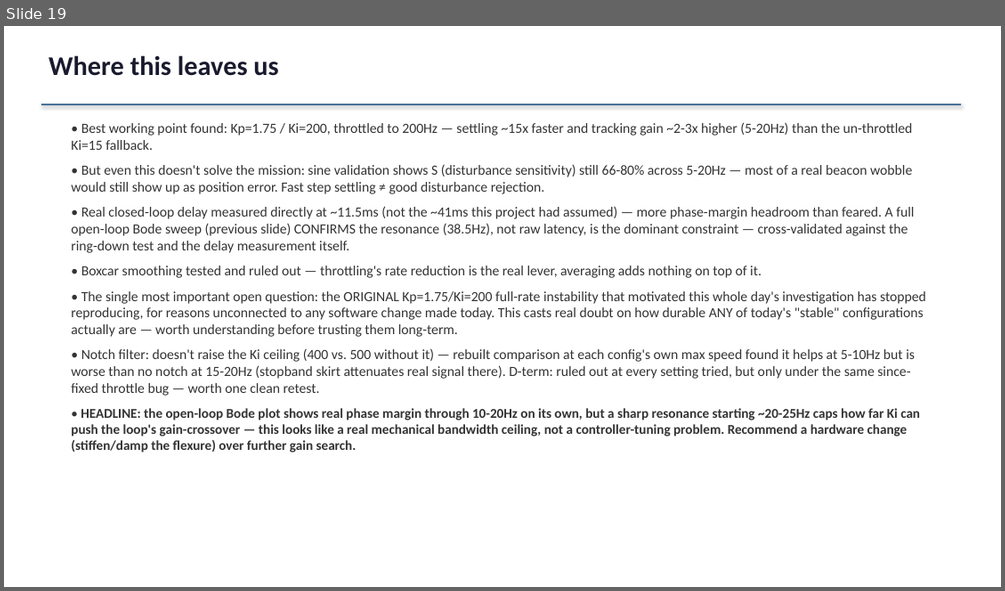
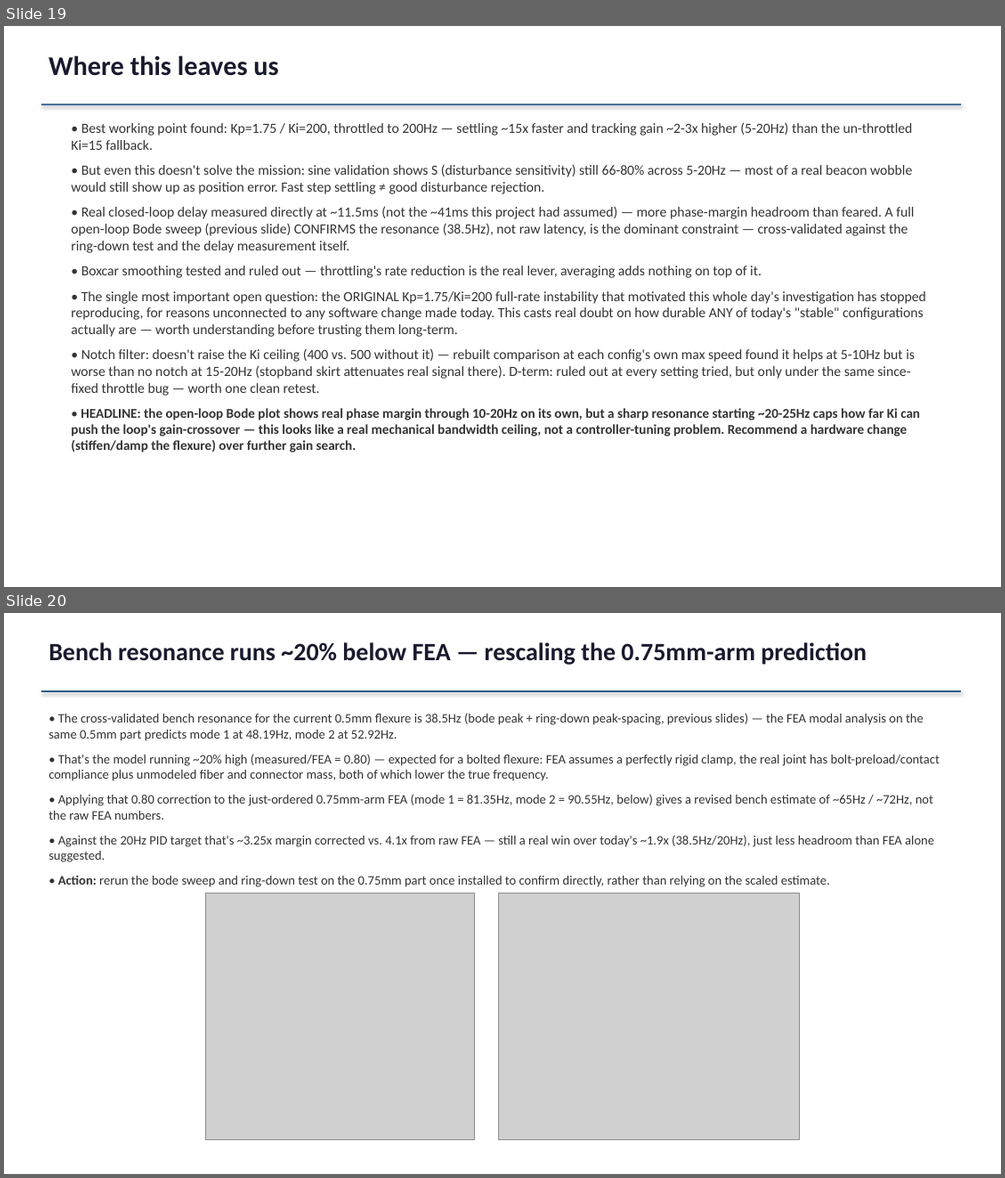
Before and after one commit to ucsbdeepspace/rpi_camera_system, a slide deck: docs/session_results_2026-08-18_pid_tuning.pptx. Shown one above the other, each under a label of ours: slide 19 before the commit, slides 19 and 20 after it. The pictures are 1005x591 and 1005x1178 pixels, drawn with LibreOffice and Linux fonts; fonts in the diff are those of the drawing; grey boxes stand for pictures. Boxes give left, top, right and bottom in pixels: in the first picture for what was removed or moved away, otherwise in the second. Text is boxed around its words. In the diff, an @@ line names an element or a change of style, - is before the commit and + after.

```diff
--- a/docs/session_results_2026-08-18_pid_tuning.pptx
+++ b/docs/session_results_2026-08-18_pid_tuning.pptx
@@ slide 20 added at (4,613,1001,1174), background #FFFFFF @@
@@ text added at (48,642,866,665), 24 pt, text #1A1A2E, bold @@
+Bench resonance runs ~20% below FEA — rescaling the 0.75mm-arm prediction
@@ line added from (41, 691) to (961, 691), #2E5C8A 1.5 pt @@
@@ text added at (48,713,939,887), 12.5 pt, text #333333 @@
+• The cross-validated bench resonance for the current 0.5mm flexure is 38.5Hz (bode peak + ring-down peak-spacing, previous slides) — the FEA modal analysis on the same 0.5mm part predicts mode 1 at 48.19Hz, mode 2 at 52.92Hz.
+• That's the model running ~20% high (measured/FEA = 0.80) — expected for a bolted flexure: FEA assumes a perfectly rigid clamp, the real joint has bolt-preload/contact compliance plus unmodeled fiber and connector mass, both of which lower the true frequency.
+• Applying that 0.80 correction to the just-ordered 0.75mm-arm FEA (mode 1 = 81.35Hz, mode 2 = 90.55Hz, below) gives a revised bench estimate of ~65Hz / ~72Hz, not the raw FEA numbers.
+• Against the 20Hz PID target that's ~3.25x margin corrected vs. 4.1x from raw FEA — still a real win over today's ~1.9x (38.5Hz/20Hz), just less headroom than FEA alone suggested.
+• Action: rerun the bode sweep and ring-down test on the 0.75mm part once installed to confirm directly, rather than relying on the scaled estimate.
@@ picture added at (206,892,474,1139) @@
@@ picture added at (499,892,800,1139) @@
```
Also in this commit, not shown: 1 other slide added, 2 other files.
